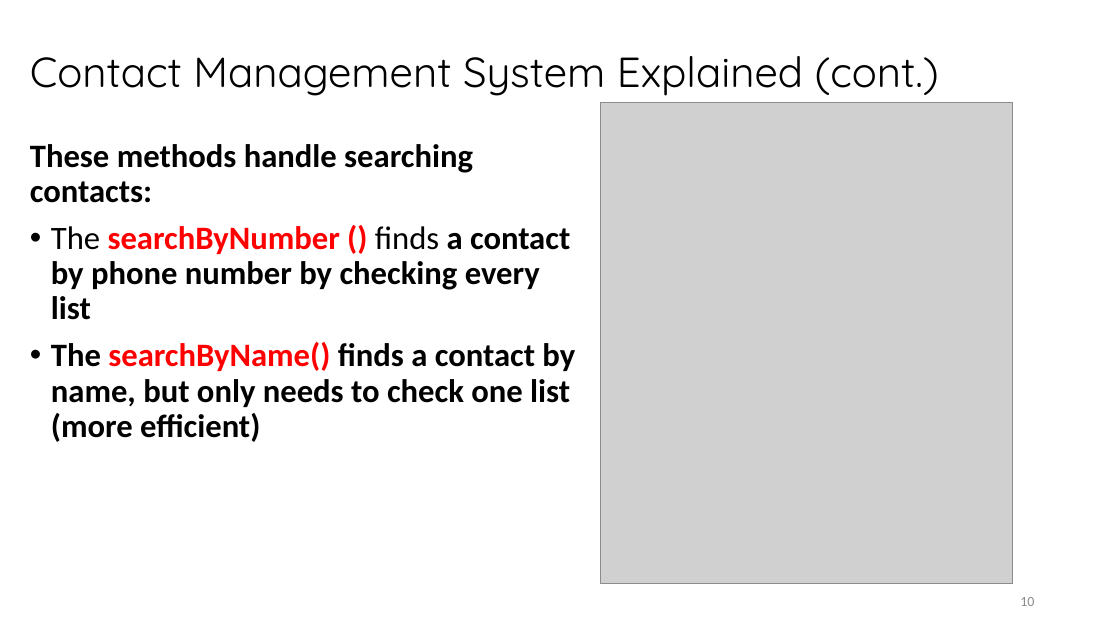
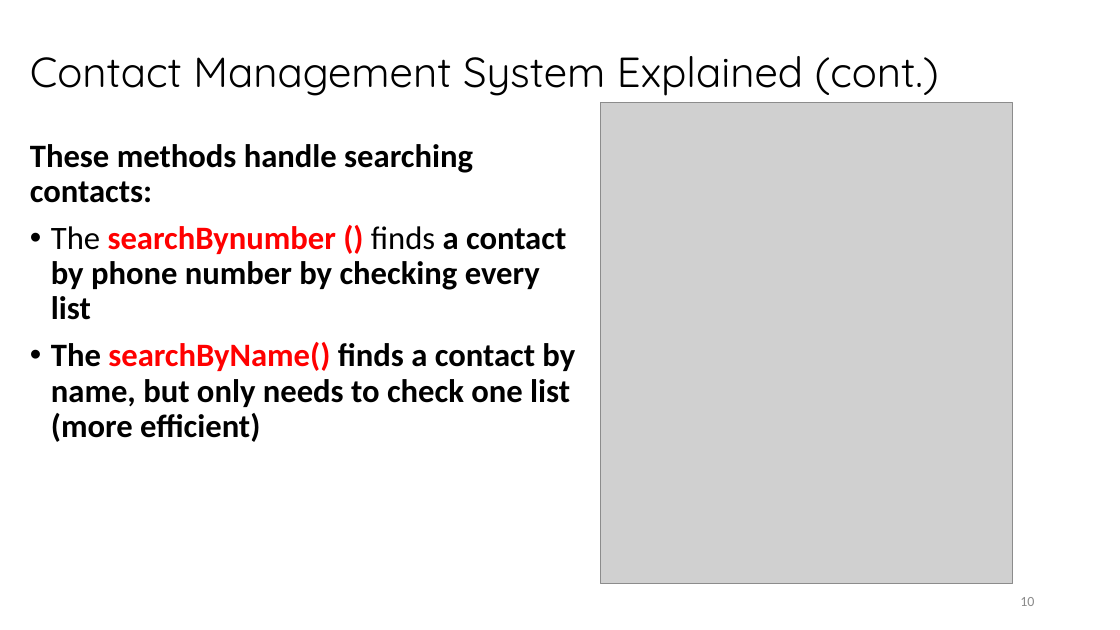
Before and after one commit to DragoneeI/CS214-Project-Group-3, a slide deck: slide 10 of CS214 Project.pptx. Drawn at 1120x630 pixels with LibreOffice and Linux fonts; fonts in the diff are those of the drawing; grey boxes stand for pictures. Boxes give left, top, right and bottom in pixels: in the first picture for what was removed or moved away, otherwise in the second. Text is boxed around its words. In the diff, an @@ line names an element or a change of style, - is before the commit and + after.

```diff
--- a/CS214 Project.pptx
+++ b/CS214 Project.pptx
@@ text at (x1=51, y1=226, x2=566, y2=320): text changed @@
-• The searchByNumber () finds a contact by phone number by checking every list
+• The searchBynumber () finds a contact by phone number by checking every list
```
Also in this commit, not shown: 6 other slides changed.
